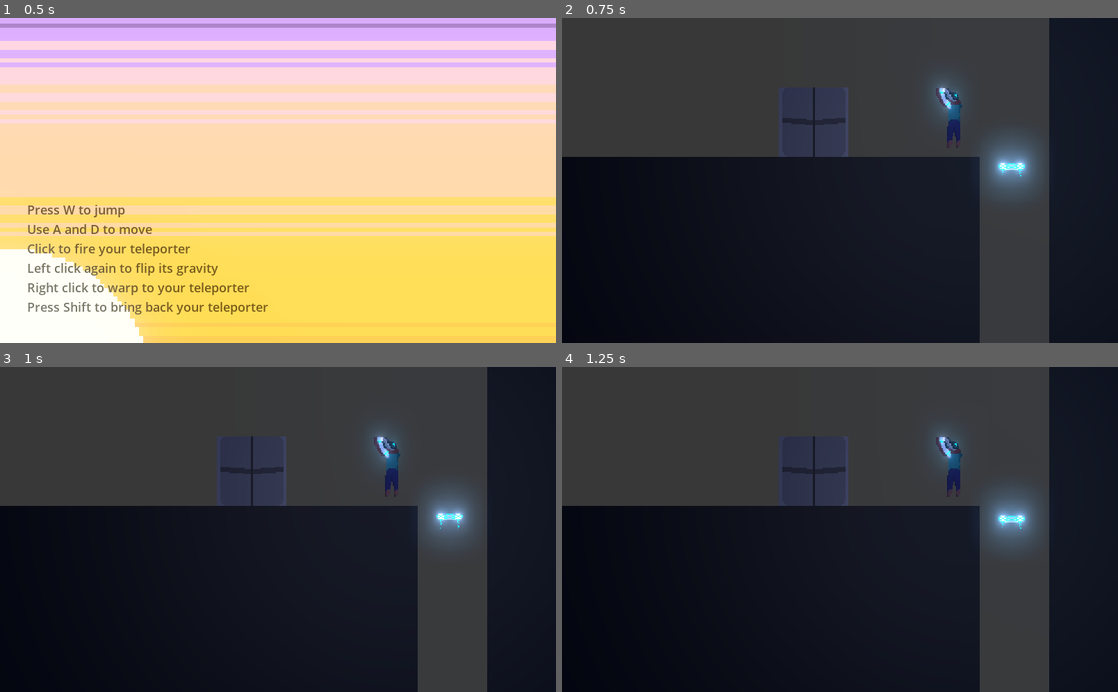
Above: before the commit, frames 1-4 (two rows, left to right).
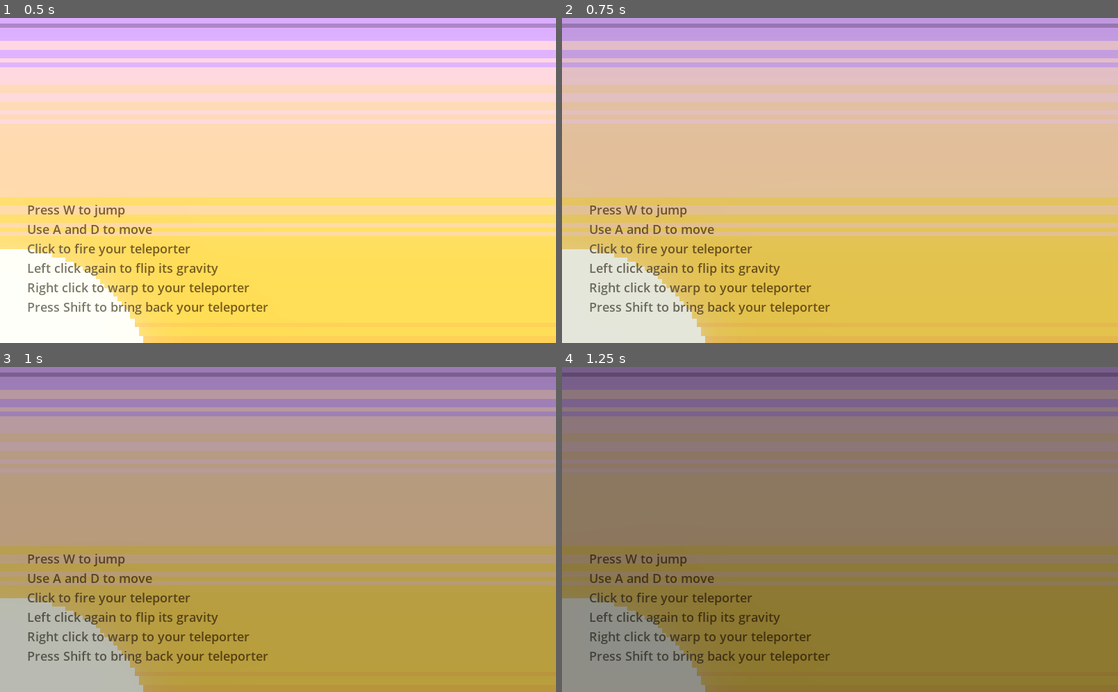
Above: after the commit, the same moments.

Repository: ectucker1/KSUJam_2020
Game: Godot game, scene res://Title Screen.tscn
Two runs of this game, one before a commit and one after it. Both use one fixed random seed, a clock stepped at 60 frames per second and the inputs below.
Inputs:
- Up to frame 1 (0.5 s): no input
- Up to frame 2 (0.75 s): click "Begin" at 0.5 s
- Up to frame 3 (1 s): no input
- Up to frame 4 (1.25 s): no input

Frame 1 is identical in both runs. In frame 2, 100% of the frame differs, in the area x 0-100%, y 0-100%; in frame 3, 100%; in frame 4, 100%.

Commit message:
A couple fixes

Diff:
--- a/Core/PlayerMovement.gd
+++ b/Core/PlayerMovement.gd
@@ -53,7 +53,7 @@
 			anim_state.travel("Air")
 
 	if elevator != null:
-		if abs(elevator.global_position.x - global_position.x) > 0.5:
+		if abs(elevator.global_position.x - global_position.x) > 2.0:
 			input_direction.x = sign(elevator.global_position.x - global_position.x)
 		else:
 			input_direction.x = 0.0
@@ -63,10 +63,17 @@
 			if has_node("Camera"):
 				var cam = get_node("Camera")
 				var temp_pos = cam.global_position
+
+				var new_cam = cam.duplicate()
+				remove_child(new_cam)
+				get_parent().add_child(new_cam)
+				new_cam.set_owner(get_parent())
+				new_cam.global_position = temp_pos
+				cam.clear_current()
+				new_cam.current = true
+
+				cam.clear_current()
 				remove_child(cam)
-				get_parent().add_child(cam)
-				cam.set_owner(get_parent())
-				cam.global_position = temp_pos
 
 func _physics_process(delta: float):
 	# Advance input timers
--- /dev/null
+++ b/Fader.gd
@@ -0,0 +1,10 @@
+extends ColorRect
+
+var next := ""
+
+func fade_to(path):
+	next = path
+	$AnimationPlayer.play("FadeTo")
+
+func next():
+	get_tree().change_scene(next)
--- /dev/null
+++ b/Global.tscn
@@ -0,0 +1,50 @@
+[gd_scene load_steps=3 format=2]
+
+[ext_resource path="res://Fader.gd" type="Script" id=1]
+
+[sub_resource type="Animation" id=1]
+resource_name = "FadeTo"
+length = 3.0
+tracks/0/type = "value"
+tracks/0/path = NodePath(".:modulate")
+tracks/0/interp = 1
+tracks/0/loop_wrap = true
+tracks/0/imported = false
+tracks/0/enabled = true
+tracks/0/keys = {
+"times": PoolRealArray( 0, 1.5, 3 ),
+"transitions": PoolRealArray( 1, 1, 1 ),
+"update": 0,
+"values": [ Color( 1, 1, 1, 0 ), Color( 1, 1, 1, 1 ), Color( 1, 1, 1, 0 ) ]
+}
+tracks/1/type = "method"
+tracks/1/path = NodePath(".")
+tracks/1/interp = 1
+tracks/1/loop_wrap = true
+tracks/1/imported = false
+tracks/1/enabled = true
+tracks/1/keys = {
+"times": PoolRealArray( 1.4 ),
+"transitions": PoolRealArray( 1 ),
+"values": [ {
+"args": [  ],
+"method": "next"
+} ]
+}
+
+[node name="Global" type="CanvasLayer"]
+layer = 5
+
+[node name="Fader" type="ColorRect" parent="."]
+modulate = Color( 1, 1, 1, 0 )
+anchor_right = 1.0
+anchor_bottom = 1.0
+mouse_filter = 2
+color = Color( 0, 0, 0, 1 )
+script = ExtResource( 1 )
+__meta__ = {
+"_edit_use_anchors_": false
+}
+
+[node name="AnimationPlayer" type="AnimationPlayer" parent="Fader"]
+anims/FadeTo = SubResource( 1 )
--- a/Stages/Elevator.gd
+++ b/Stages/Elevator.gd
@@ -11,4 +11,4 @@
 		body.elevator(self)
 
 func advance():
-	get_tree().change_scene(next)
+	get_node("/root/Global/Fader").fade_to(next)
--- a/UI/Begin.gd
+++ b/UI/Begin.gd
@@ -11,4 +11,4 @@
 	$Click.play()
 
 func begin():
-	get_tree().change_scene(next)
+	get_node("/root/Global/Fader").fade_to(next)
--- a/project.godot
+++ b/project.godot
@@ -18,6 +18,10 @@
 config/name="KSUJam_2020"
 run/main_scene="res://Title Screen.tscn"
 config/icon="res://icon.png"
+
+[autoload]
+
+Global="*res://Global.tscn"
 
 [display]
 
